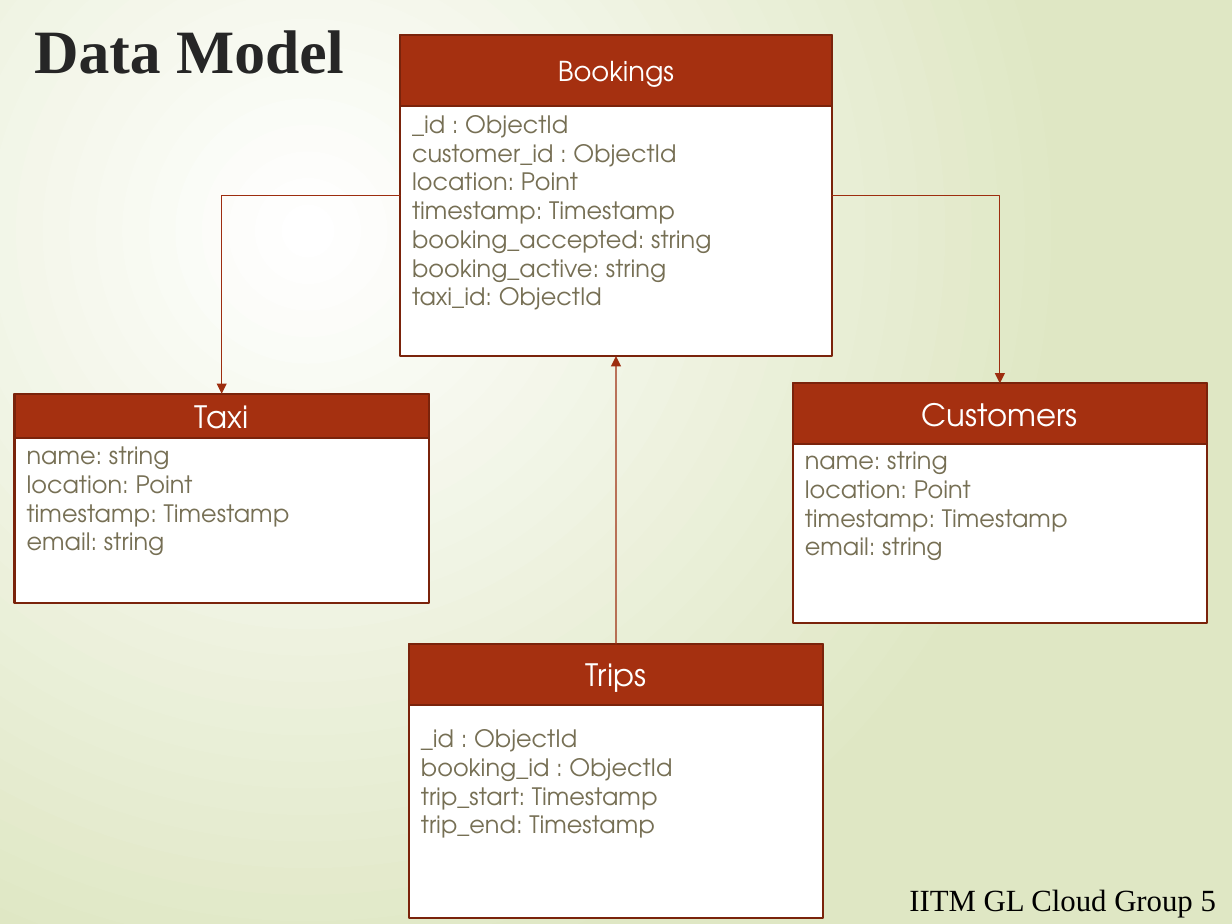
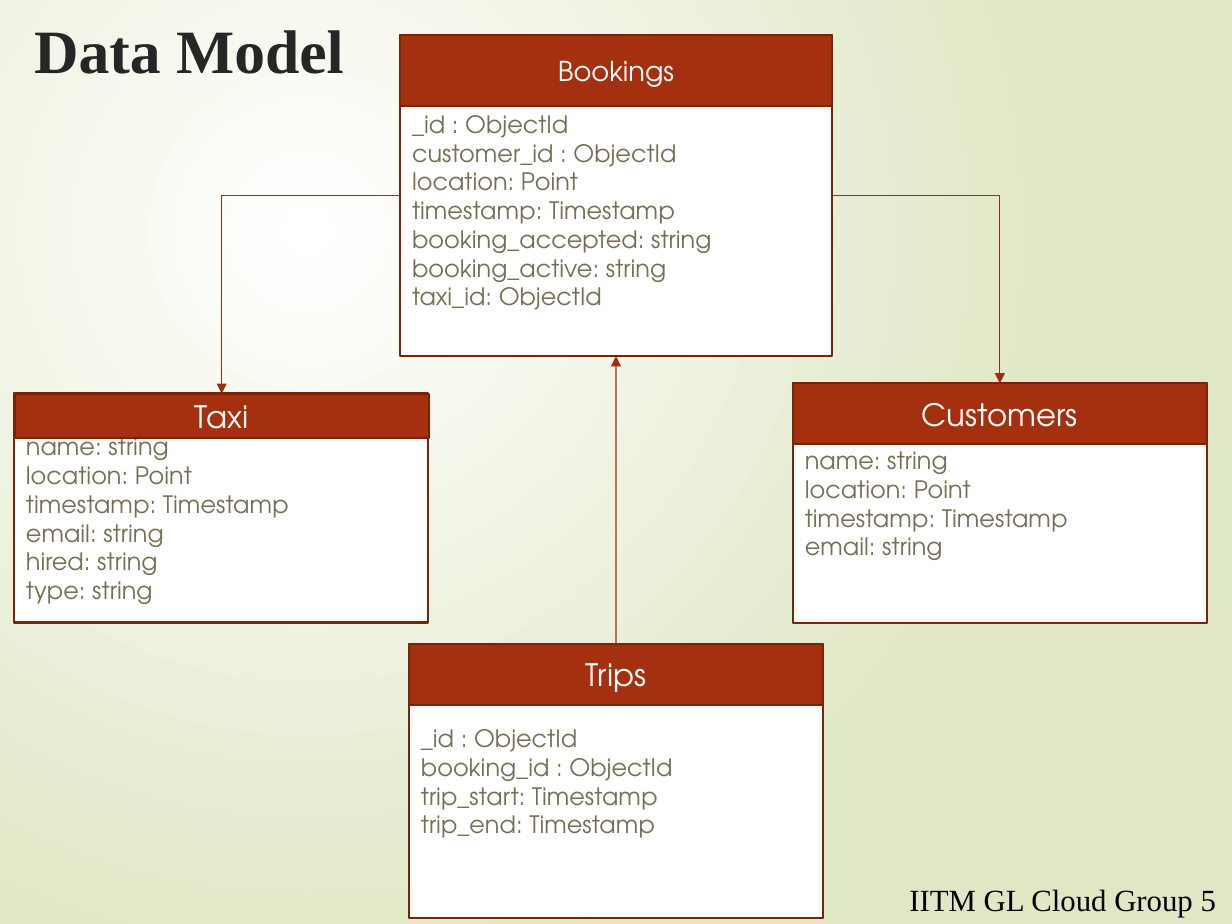
Before and after one commit to smitagarg1/Taxi-Agg_Final-Submission, a slide deck: slide 8 of GLTaxiAgg-BookingandTrackingSystem.pptx. Drawn at 1232x924 pixels with LibreOffice and Linux fonts; fonts in the diff are those of the drawing. Boxes give left, top, right and bottom in pixels: in the first picture for what was removed or moved away, otherwise in the second. Text is boxed around its words. In the diff, an @@ line names an element or a change of style, - is before the commit and + after.

```diff
--- a/GLTaxiAgg-BookingandTrackingSystem.pptx
+++ b/GLTaxiAgg-BookingandTrackingSystem.pptx
@@ rectangle "name: string": place and size @@
-rectangle "name: string" at box(15, 394, 429, 604)
+rectangle "name: string" at box(14, 393, 428, 622)
@@ text in rectangle at box(26, 546, 157, 604): paragraphs added @@
+hired: string
+type: string
```
Also in this commit, not shown: 3 other slides changed.
